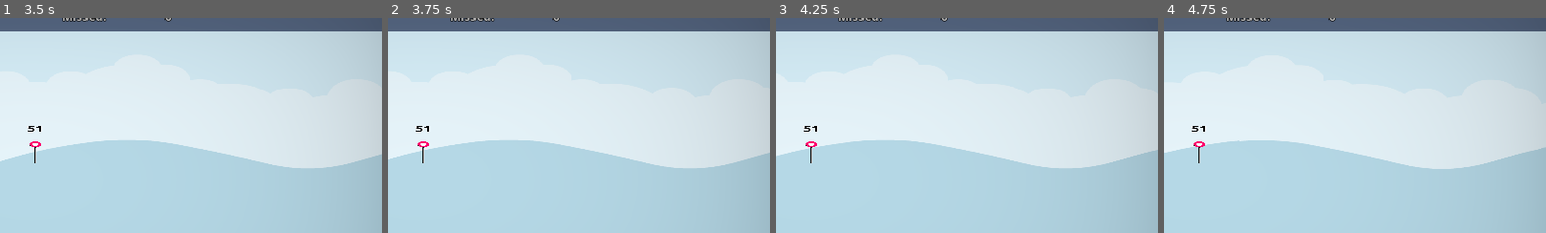
Above: before the commit, frames 1-4 (left to right).
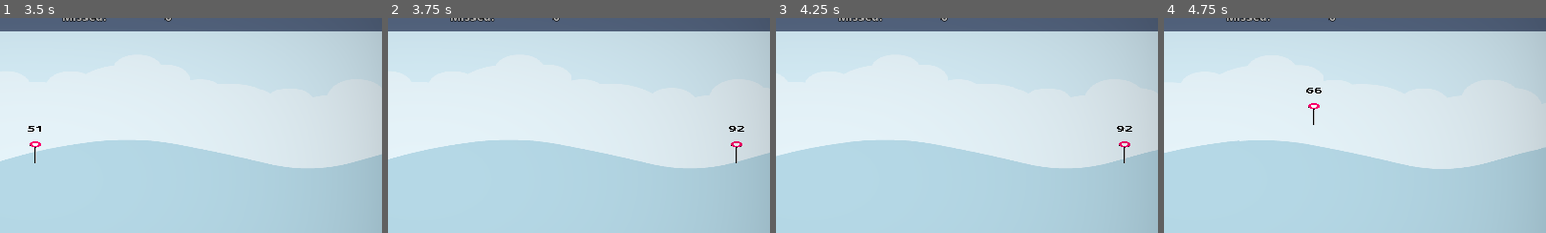
Above: after the commit, the same moments.

Repository: Coding-4Fun/Just4Fun_Mini_Shootergame
Game: Godot game, scene res://UI/MainMenuUI/MainMenuUI.tscn
Two runs of this game, one before a commit and one after it. Both use one fixed random seed, a clock stepped at 60 frames per second and the inputs below.
Inputs:
- Up to frame 1 (3.5 s): click "Play" at 0.5 s; click "Max Play Time" at 1.25 s; click "Max Play Time" at 2 s; click "Start Game" at 2.75 s
- Up to frame 2 (3.75 s): click "Restart" at 3.5 s
- Up to frame 3 (4.25 s): no input
- Up to frame 4 (4.75 s): click "Restart" at 4.25 s
The pictures show only the part of the screen within x 46-96%, y 12-62%; the shares and areas given below are measured in that part.

Frame 1 is identical in both runs. In frame 2, 0.3% of the frame differs, in the area x 7-94%, y 50-68%; in frame 3, 0.3%; in frame 4, 0.3%, in the area x 7-42%, y 32-68%.

Commit message:
Upd: Using Global Signals

Diff:
--- a/MainGameScene/MainGame.gd
+++ b/MainGameScene/MainGame.gd
@@ -6,8 +6,8 @@
 
 func _ready():
 	#ToDo: Change to global SignalBus
-	if !Preloads.UIMain.UIResetGame.is_connected(self._on_UI_ResetGame):
-			var _cn = Preloads.UIMain.UIResetGame.connect(self._on_UI_ResetGame)
+	if !SignalBus.UIResetGame.is_connected(self._on_UI_ResetGame):
+			var _cn = SignalBus.UIResetGame.connect(self._on_UI_ResetGame)
 
 	# ToDo change to global Signal
 	Preloads.Map.generate_world_tilemap_base()
@@ -43,5 +43,6 @@
 	get_tree().call_group("Dummy", "queue_free")
 	get_tree().call_group("Shoots", "queue_free")
 	#ToDo: Change to Signal
-	Preloads.Map.generate_world_tilemap_base()
+	#Preloads.Map.generate_world_tilemap_base()
+	SignalBus.MapGenerateWorldTileMap.emit()
 	SignalBus.CreateAndAddNewTarget.emit()
